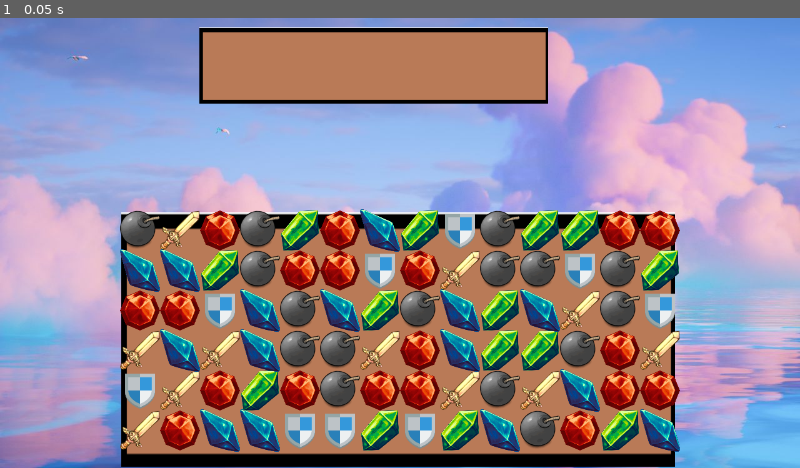
Above: before the commit, frame 1.
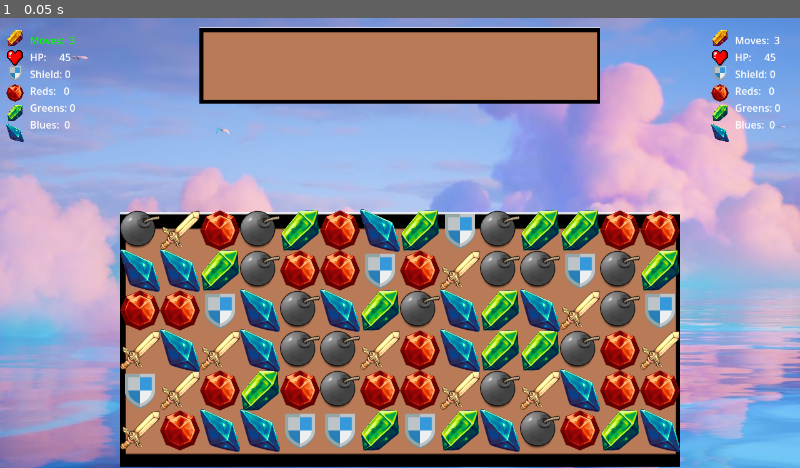
Above: after the commit, the same moment.

Repository: sptm7731/match3_pvp
Game: Godot game, scene res://game_window.tscn
The game is run twice, just before and just after one commit, with the same random seed, the same clock (stepped at 60 frames per second) and the same inputs.
Inputs:
- Up to frame 1 (0.05 s): no input

The runs differ from the first frame. In frame 1, 2.9% of the frame differs, in the area x 0-98%, y 2-100%.

Commit message:
player stats updated

Diff:
--- a/game_window.tscn
+++ b/game_window.tscn
@@ -1,8 +1,14 @@
-[gd_scene load_steps=4 format=3 uid="uid://do386yupnffmt"]
+[gd_scene load_steps=10 format=3 uid="uid://do386yupnffmt"]
 
 [ext_resource type="Texture2D" uid="uid://ow0doxq0yveh" path="res://assets/background.jpg" id="1_i1iby"]
 [ext_resource type="Texture2D" uid="uid://bwcsla7c0bfpj" path="res://assets/Screenshot_1.png" id="2_mmv5s"]
 [ext_resource type="Script" path="res://scripts/grid.gd" id="3_6072u"]
+[ext_resource type="Texture2D" uid="uid://mcwno5foxsqo" path="res://assets/UI/hp.png" id="4_nl4w4"]
+[ext_resource type="Texture2D" uid="uid://ckhb8jskac1xq" path="res://assets/Pieces/yg_27.png" id="4_peqo3"]
+[ext_resource type="Texture2D" uid="uid://bunpjifn4cu8i" path="res://assets/Pieces/shield-icon.png" id="6_4o5dr"]
+[ext_resource type="Texture2D" uid="uid://crcok4e6x7bht" path="res://assets/Pieces/rg_19.png" id="7_5hxuy"]
+[ext_resource type="Texture2D" uid="uid://dj6eq527oop21" path="res://assets/Pieces/gg_27.png" id="8_4n7pg"]
+[ext_resource type="Texture2D" uid="uid://bq57nbwtctrdx" path="res://assets/Pieces/bg_26.png" id="9_mpjr5"]
 
 [node name="game_window" type="Node2D"]
 
@@ -14,15 +20,15 @@
 [node name="TextureRect_topUI" type="TextureRect" parent="."]
 offset_left = 319.0
 offset_top = 15.0
-offset_right = 877.0
+offset_right = 960.0
 offset_bottom = 137.0
 texture = ExtResource("2_mmv5s")
 expand_mode = 1
 
 [node name="TextureRect_bottomUI" type="TextureRect" parent="."]
-offset_left = 194.0
+offset_left = 192.0
 offset_top = 311.0
-offset_right = 1080.0
+offset_right = 1088.0
 offset_bottom = 718.0
 texture = ExtResource("2_mmv5s")
 
@@ -47,6 +53,126 @@
 wait_time = 0.5
 one_shot = true
 
+[node name="player0" type="VBoxContainer" parent="."]
+offset_left = 48.0
+offset_top = 24.0
+offset_right = 81.0
+offset_bottom = 182.0
+
+[node name="moves_Label" type="Label" parent="player0"]
+layout_mode = 2
+
+[node name="HP_Label" type="Label" parent="player0"]
+layout_mode = 2
+
+[node name="shield_Label" type="Label" parent="player0"]
+layout_mode = 2
+
+[node name="reds_Label" type="Label" parent="player0"]
+layout_mode = 2
+
+[node name="greens_Label" type="Label" parent="player0"]
+layout_mode = 2
+
+[node name="blues_Label" type="Label" parent="player0"]
+layout_mode = 2
+
+[node name="player0_icons" type="VBoxContainer" parent="."]
+offset_left = 24.0
+offset_top = 104.0
+offset_right = 57.0
+offset_bottom = 104.0
+
+[node name="move_icon" type="Sprite2D" parent="player0_icons"]
+position = Vector2(0, -72)
+scale = Vector2(0.08, 0.08)
+texture = ExtResource("4_peqo3")
+
+[node name="HP_icon" type="Sprite2D" parent="player0_icons"]
+position = Vector2(0, -40)
+scale = Vector2(0.1, 0.1)
+texture = ExtResource("4_nl4w4")
+
+[node name="shield_icon" type="Sprite2D" parent="player0_icons"]
+position = Vector2(0, -16)
+scale = Vector2(0.1, 0.1)
+texture = ExtResource("6_4o5dr")
+
+[node name="reds_icon" type="Sprite2D" parent="player0_icons"]
+position = Vector2(0, 16)
+scale = Vector2(0.08, 0.08)
+texture = ExtResource("7_5hxuy")
+
+[node name="greens_icon" type="Sprite2D" parent="player0_icons"]
+position = Vector2(0, 48)
+scale = Vector2(0.08, 0.08)
+texture = ExtResource("8_4n7pg")
+
+[node name="blues_icon" type="Sprite2D" parent="player0_icons"]
+position = Vector2(0, 80)
+scale = Vector2(0.08, 0.08)
+texture = ExtResource("9_mpjr5")
+
+[node name="player1" type="VBoxContainer" parent="."]
+offset_left = 1176.0
+offset_top = 24.0
+offset_right = 1208.0
+offset_bottom = 182.0
+
+[node name="moves_Label" type="Label" parent="player1"]
+layout_mode = 2
+
+[node name="HP_Label" type="Label" parent="player1"]
+layout_mode = 2
+
+[node name="shield_Label" type="Label" parent="player1"]
+layout_mode = 2
+
+[node name="reds_Label" type="Label" parent="player1"]
+layout_mode = 2
+
+[node name="greens_Label" type="Label" parent="player1"]
+layout_mode = 2
+
+[node name="blues_Label" type="Label" parent="player1"]
+layout_mode = 2
+
+[node name="player1_icons" type="VBoxContainer" parent="."]
+offset_left = 1152.0
+offset_top = 104.0
+offset_right = 1185.0
+offset_bottom = 104.0
+
+[node name="move_icon" type="Sprite2D" parent="player1_icons"]
+position = Vector2(0, -72)
+scale = Vector2(0.08, 0.08)
+texture = ExtResource("4_peqo3")
+
+[node name="HP_icon" type="Sprite2D" parent="player1_icons"]
+position = Vector2(0, -40)
+scale = Vector2(0.1, 0.1)
+texture = ExtResource("4_nl4w4")
+
+[node name="shield_icon" type="Sprite2D" parent="player1_icons"]
+position = Vector2(0, -16)
+scale = Vector2(0.1, 0.1)
+texture = ExtResource("6_4o5dr")
+
+[node name="reds_icon" type="Sprite2D" parent="player1_icons"]
+position = Vector2(0, 16)
+scale = Vector2(0.08, 0.08)
+texture = ExtResource("7_5hxuy")
+
+[node name="greens_icon" type="Sprite2D" parent="player1_icons"]
+position = Vector2(0, 48)
+scale = Vector2(0.08, 0.08)
+texture = ExtResource("8_4n7pg")
+
+[node name="blues_icon" type="Sprite2D" parent="player1_icons"]
+position = Vector2(0, 80)
+scale = Vector2(0.08, 0.08)
+texture = ExtResource("9_mpjr5")
+
 [connection signal="timeout" from="destroy_timer" to="grid" method="_on_destroy_timer_timeout"]
 [connection signal="timeout" from="collapse_timer" to="grid" method="_on_collapse_timer_timeout"]
 [connection signal="timeout" from="refill_timer" to="grid" method="_on_refill_timer_timeout"]
--- a/scripts/grid.gd
+++ b/scripts/grid.gd
@@ -9,6 +9,12 @@
 	var blues: int = 0
 	var moves: int = 3
 
+
+var p0_labels = {}
+var p1_labels = {}
+
+
+
 var players = [MatchPlayer.new(), MatchPlayer.new()]
 var current_player_index = 0
 
@@ -53,6 +59,59 @@
 	randomize();
 	all_pieces = make2darray();
 	spawn_pieces();
+
+	var stats_root = get_parent()
+
+	# Get references to Player 0's labels
+	p0_labels.moves   = stats_root.get_node("player0/moves_Label")
+	p0_labels.hp      = stats_root.get_node("player0/HP_Label")
+	p0_labels.shield  = stats_root.get_node("player0/shield_Label")
+	p0_labels.reds    = stats_root.get_node("player0/reds_Label")
+	p0_labels.greens  = stats_root.get_node("player0/greens_Label")
+	p0_labels.blues   = stats_root.get_node("player0/blues_Label")
+
+	# Get references to Player 1's labels
+	p1_labels.moves   = stats_root.get_node("player1/moves_Label")
+	p1_labels.hp      = stats_root.get_node("player1/HP_Label")
+	p1_labels.shield  = stats_root.get_node("player1/shield_Label")
+	p1_labels.reds    = stats_root.get_node("player1/reds_Label")
+	p1_labels.greens  = stats_root.get_node("player1/greens_Label")
+	p1_labels.blues   = stats_root.get_node("player1/blues_Label")
+	update_stats()
+
+
+func update_stats():
+	var p0 = players[0]
+	var p1 = players[1]
+
+	var active_color = Color(0, 1, 0)     # green
+	var inactive_color = Color(1, 1, 1)   # white
+
+	p0_labels.moves.text  = "Moves:  %d" % p0.moves
+	p0_labels.hp.text     = "HP:     %d" % p0.health
+	p0_labels.shield.text = "Shield: %d" % p0.shield
+	p0_labels.reds.text   = "Reds:   %d" % p0.reds
+	p0_labels.greens.text = "Greens: %d" % p0.greens
+	p0_labels.blues.text  = "Blues:  %d" % p0.blues
+
+	p1_labels.moves.text  = "Moves:  %d" % p1.moves
+	p1_labels.hp.text     = "HP:     %d" % p1.health
+	p1_labels.shield.text = "Shield: %d" % p1.shield
+	p1_labels.reds.text   = "Reds:   %d" % p1.reds
+	p1_labels.greens.text = "Greens: %d" % p1.greens
+	p1_labels.blues.text  = "Blues:  %d" % p1.blues
+
+	if current_player_index == 0:
+		_set_labels_color(p0_labels, active_color)
+		_set_labels_color(p1_labels, inactive_color)
+	else:
+		_set_labels_color(p0_labels, inactive_color)
+		_set_labels_color(p1_labels, active_color)
+
+func _set_labels_color(labels, color):
+	labels.moves.modulate = color
+
+
 
 func make2darray():
 	var array =[];
@@ -97,7 +156,7 @@
 	var new_x = round((pixel_x - x_start)/offset);
 	var new_y = round((pixel_y - y_start)/-offset);
 	return Vector2(new_x,new_y);
-	pass;
+
 
 func is_in_grid(grid_pos):
 	if grid_pos.x >= 0 && grid_pos.x < width:
@@ -281,12 +340,8 @@
 		current_player_index = 1 - current_player_index  # Toggle
 		players[current_player_index].moves = 3
 
-	print("Player ", current_player_index, " - Moves: ", players[current_player_index].moves,
-	" | HP: ", players[current_player_index].health,
-	" | Shield", players[current_player_index].shield,
-	" | Reds: ", players[current_player_index].reds,
-	" | Greens: ", players[current_player_index].greens,
-	" | Blues: ", players[current_player_index].blues)
+	update_stats();
+
 
 func _on_destroy_timer_timeout():
 	destroy_matched();
Binary file added: assets/UI/hp.png
Not shown, added: assets/UI/hp.png.import
